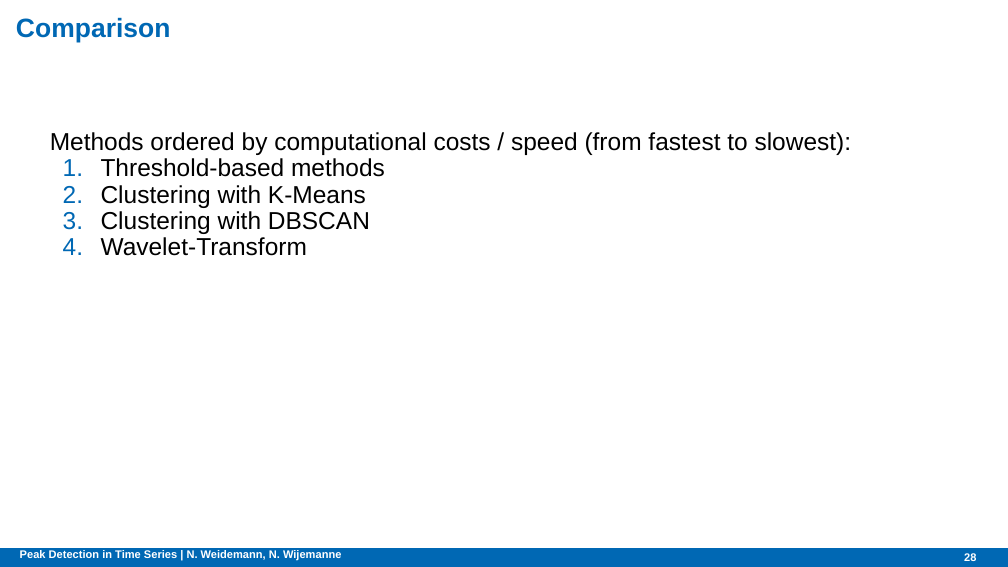
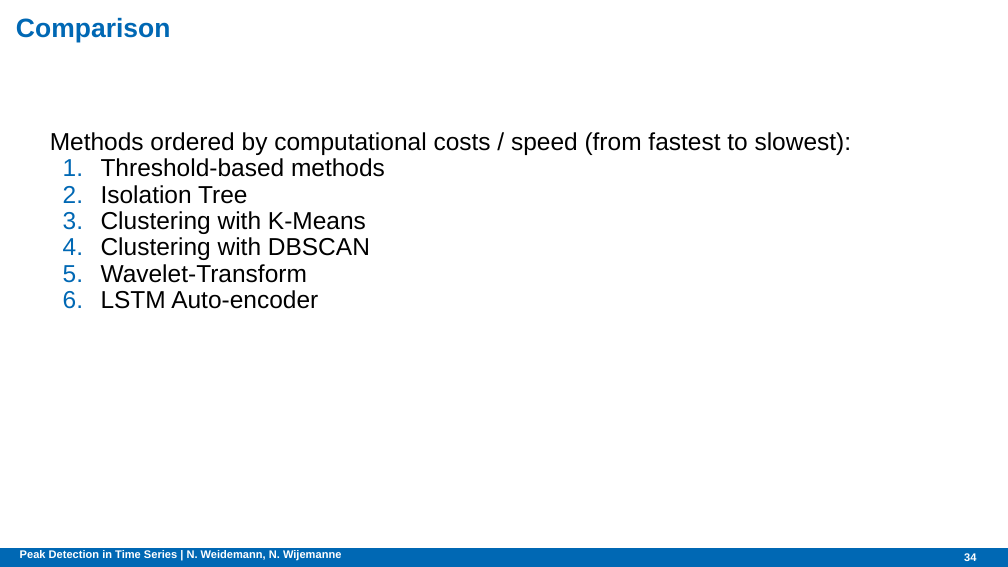
Before and after one commit to NatDharindri/AMSGroup2, a slide deck: slide 34 of Final presentation.pptx (slide 28 before the commit). Drawn at 1008x567 pixels with LibreOffice and Linux fonts; fonts in the diff are those of the drawing; background and template pictures are left out. Boxes give left, top, right and bottom in pixels: in the first picture for what was removed or moved away, otherwise in the second. Text is boxed around its words. In the diff, an @@ line names an element or a change of style, - is before the commit and + after.

Commit message:
Edits with Autoencoder and Isolation Tree

```diff
--- a/Final presentation.pptx
+++ b/Final presentation.pptx
@@ text at (101, 185, 247, 204): paragraph added @@
+2. Isolation Tree
@@ text at (101, 290, 318, 309): paragraph added @@
+6. LSTM Auto-encoder
@@ page number at (964, 553, 976, 561): text changed @@
-28
+34
```
Also in this commit, not shown: 6 slides added.
